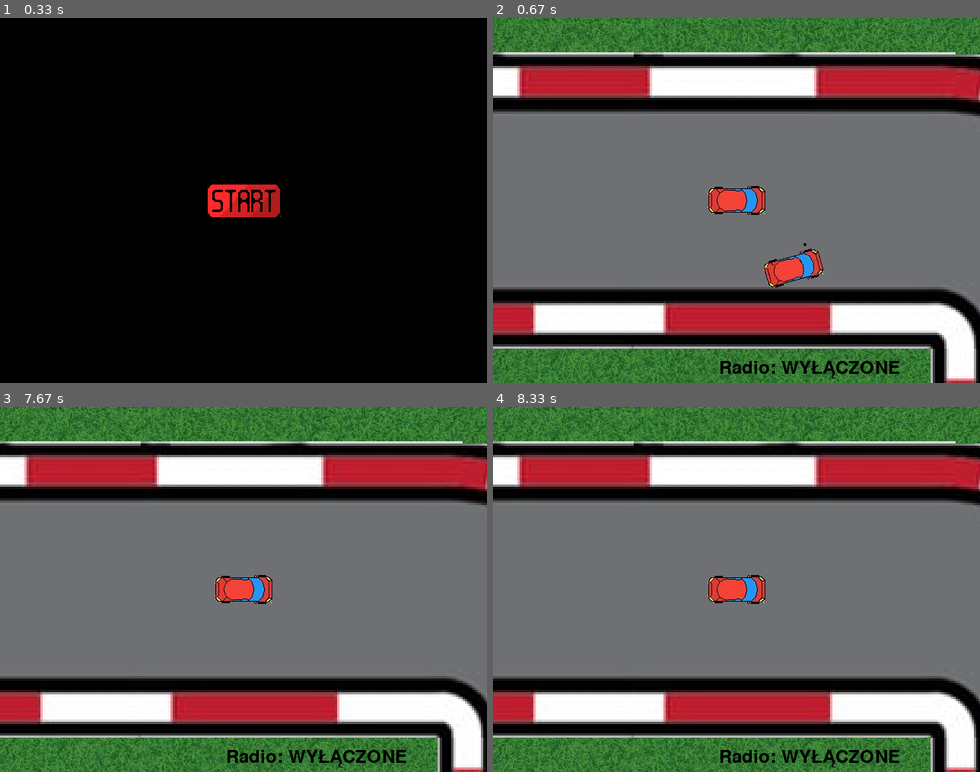
Above: before the commit, frames 1-4 (two rows, left to right).
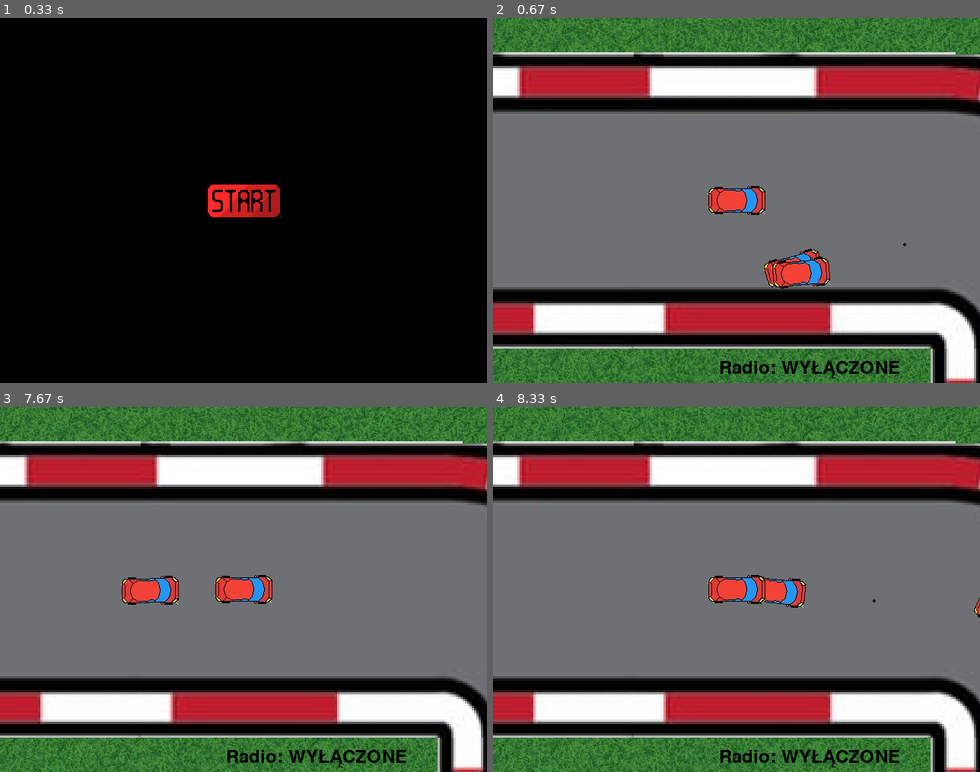
Above: after the commit, the same moments.

Repository: PiotrFurtak/Motorola
Game: pygame game, started from Main.py
Two runs of this game, one before a commit and one after it. Both use one fixed random seed, a clock stepped at 60 frames per second and the inputs below.
Inputs (mouse positions are in pixels of both pictures, inside the frame that each line leads up to):
- Up to frame 1 (0.33 s): no input
- Up to frame 2 (0.67 s): click (736, 200) at 0.38 s
- Up to frame 3 (7.67 s): tap Space at 0.67 s
- Up to frame 4 (8.33 s): no input

Frame 1 is identical in both runs. In frame 2, 0.6% of the frame differs, in the area x 57-85%, y 61-75%; in frame 3, 0.8%, in the area x 24-37%, y 46-55%; in frame 4, 0.6%.

Commit message:
Drugie AI

Diff:
--- a/Car.py
+++ b/Car.py
@@ -4,7 +4,7 @@
 import pygame
 
 class Car(Sprite,ai):
-    def __init__(self,window,track,coords,image,centre_point,is_player=False):
+    def __init__(self,window,track,coords,image,centre_point,is_player=False,ai_id=False):
         Sprite.__init__(self,window,coords,image,centre_point,0,is_player=is_player)
         self.track = track
         self.stear = 0
@@ -22,6 +22,7 @@
         self.drift = 0
         self.tile_id = 0
         self.loops = 0
+        self.ai_id = ai_id
 
     def get_pressed_keys(self, pressed_keys):
         self.joystick_y = 0
@@ -54,6 +55,7 @@
 
     def move(self):
         self.last_pos = (self.x,self.y,self.angle)
+        if self.ai_id != False : self.bonus_conditions()
 
         self.acceleration += 0.7*self.joystick_y
         self.Xacceleration += 0.7*self.joystick_y*cos(radians(self.angle))
@@ -91,6 +93,18 @@
         self.forward(distance)
         self.change_position(dx, dy)
 
+    def bonus_conditions(self):
+        match self.ai_id:
+            case 1:
+                self.joystick_y = 0
+                if self.velocity < 12:
+                    self.joystick_y = 1
+            case 2:
+                self.joystick_y = 0
+                speed_limit = 6 if abs(self.stear) > 10 else 100
+                if self.velocity < speed_limit:
+                    self.acceleration += 0.25
+                    self.joystick_y = 1
 
     def back(self):
         self.set_position(self.last_pos[0:2])
--- a/Game.py
+++ b/Game.py
@@ -33,7 +33,8 @@
                 self.grass.append(Sprite(self.window, (x, y), self.GRASS_IMG, (0, 0)))
 
         self.player = Car(self.window,self.track,(0,-500),pygame.image.load("imgs/red-car.png"),(38,19),is_player=True)
-        self.enemy = Car(self.window,self.track,(0,-400),pygame.image.load("imgs/red-car.png"),(38,19))
+        ai_amount = 2
+        self.enemies = tuple([Car(self.window,self.track,(0,-400),pygame.image.load("imgs/red-car.png"),(38,19),ai_id=i+1) for i in range(ai_amount)])
         self.point = Sprite(self.window,(0,0),pygame.image.load("imgs/point.png"),(2,2),0)
 
         self.game_loop()
@@ -65,17 +66,27 @@
         x = self.WINDOW_WIDTH//2-self.player.x
         y = self.WINDOW_HEIGHT//2-self.player.y
 
+        follow_enemy = 0
+        if pygame.K_1 in self.pressed_keys:
+            follow_enemy = 1
+        if pygame.K_2 in self.pressed_keys:
+            follow_enemy = 2
+        if pygame.K_3 in self.pressed_keys:
+            follow_enemy = 3
+        if pygame.K_4 in self.pressed_keys:
+            follow_enemy = 4
 
-        if pygame.K_1 in self.pressed_keys:
-            x = self.WINDOW_WIDTH//2-self.enemy.x
-            y = self.WINDOW_HEIGHT//2-self.enemy.y
+        if follow_enemy:
+            x = self.WINDOW_WIDTH//2-self.enemies[follow_enemy-1].x
+            y = self.WINDOW_HEIGHT//2-self.enemies[follow_enemy-1].y
 
         # Narysowanie wszystkich sprite'ów
         for oSprite in self.grass:
             oSprite.draw(x,y)
         for oSprite in self.track:
             oSprite.draw(x,y)
-        self.enemy.draw(x,y)
+        for oSprite in self.enemies:
+            oSprite.draw(x,y)
         self.player.draw(x,y)
         self.point.draw(x,y)
         if self.radio:
@@ -95,7 +106,7 @@
             #
             # Składnia do licznika pętli:
             #
-            print(self.player.loops)
+            # print(self.player.loops)
             #
 
 
--- a/ai.py
+++ b/ai.py
@@ -4,7 +4,7 @@
 class ai:
     def __init__(self):
         self.player:Car
-        self.enemy:Car
+        self.enemies:tuple[Car]
         self.point:Sprite
 
     def get_real_point(self,coords):
@@ -29,39 +29,57 @@
                 return oTrack
         return None
 
-    def evaluate(self,x,y):
-        value = -0.03*(y)**2+150+x
-        if -10 > y > -25:
-            value += 1000
-        value += self.enemy.is_next_loop(self.find_tile((x,y))) * 100000
+    def evaluate(self,x,y,oCar):
+        oCar:Car
+        match oCar.ai_id:
+            case 1:
+                value = -0.03*(y)**2+150+x
+                if -10 > y > -25:
+                    value += 1000
+                value += oCar.is_next_loop(self.find_tile((x,y))) * 100000
+
+            case 2:
+                value = 2*x
+
+                if abs(y) > 20:
+                    value -= 100000
+                value += oCar.is_next_loop(self.find_tile((x,y))) * 100000
+
+            case 3:
+                value = 0
+
+            case 4:
+                value = 0
+
         return value
 
-    def enemy_move(self):
-        evaluated_max = -10000
-        angle_max = 0
-        coords_max = (0, 0)
-        r = 40
+    def check_values(self,r,enemy):
+        output = {}
         for angle in range(-90, 90, 5):
         # for angle in range(-180, 181, 5):
-            x = r * cos(radians(angle + self.enemy.angle)) + self.enemy.x
-            y = -r * sin(radians(angle + self.enemy.angle)) + self.enemy.y
+            x = r * cos(radians(angle + enemy.angle)) + enemy.x
+            y = -r * sin(radians(angle + enemy.angle)) + enemy.y
             # x,y = self.get_real_point(pygame.mouse.get_pos())
             # x = r * cos(radians(angle)) + x
             # y = -r * sin(radians(angle)) + y
             values = self.find_pixel_values((x, y))
             if values == None:
                 continue
-            evaluated = self.evaluate(values[0],values[1])
-            if evaluated_max < evaluated:
-                evaluated_max = evaluated
-                angle_max = angle
-                coords_max = (x, y)
-        self.enemy.stear = angle_max
+            output.setdefault(self.evaluate(values[0],values[1],enemy),(angle,(x,y)))
+        return output
 
-        self.enemy.joystick_y = 0
-        if self.enemy.velocity < 10:
-            self.enemy.joystick_y = 1
 
-        self.enemy.move()
-        self.enemy.set_loops()
-        self.point.set_position(coords_max)
+    def enemy_move(self):
+        for enemy in self.enemies:
+            evaluated:dict = self.check_values(40,enemy)
+            if enemy.ai_id == 2:
+                evaluated.update(self.check_values(150,enemy))
+            evaluated_max = max(evaluated.keys())
+            angle_max, coords_max = evaluated[evaluated_max]
+
+            enemy.stear = angle_max
+
+            enemy.move()
+            enemy.set_loops()
+            if enemy.ai_id == 2:
+                self.point.set_position(coords_max)
